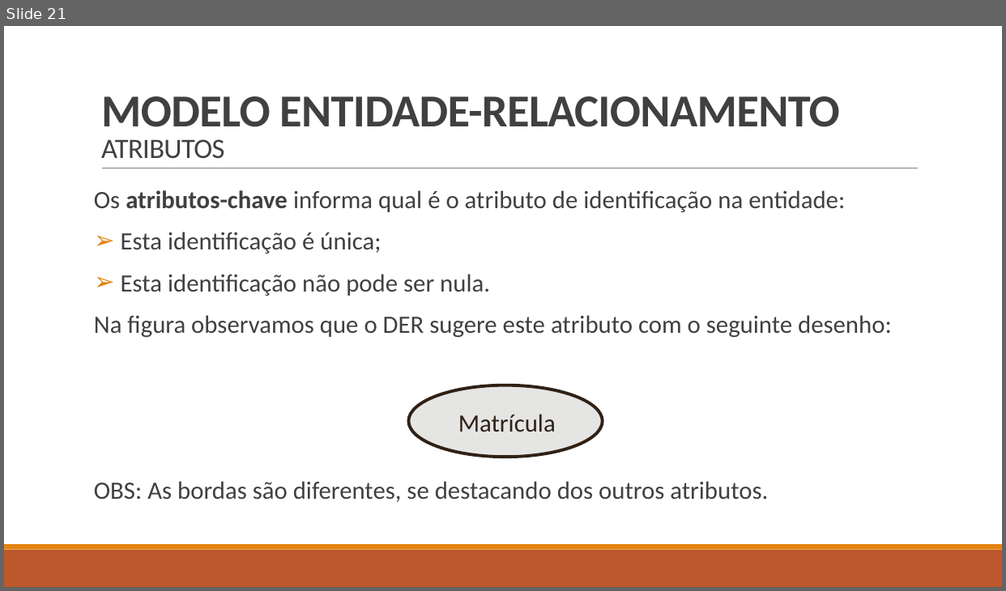
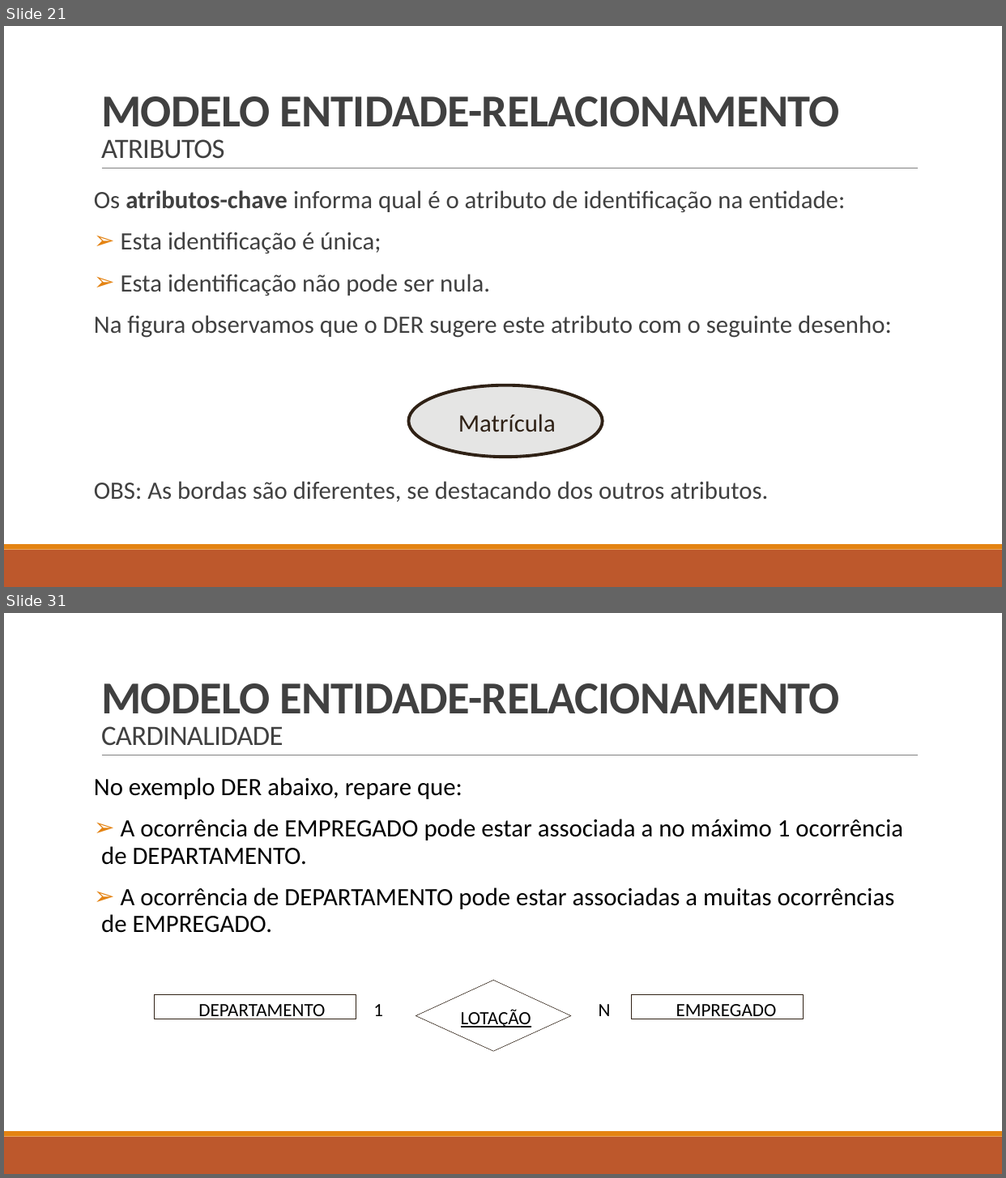
Before and after one commit to LucasHerculanoAmaro/Minhas-Aulas, a slide deck: Euripedes Simões de Paula/Banco de Dados/Aula 5/Projeto de banco de dados.pptx. Shown one above the other, each under a label of ours: slide 21 before the commit, slides 21 and 31 after it; the slides between them are not shown. The pictures are 1006x591 and 1006x1178 pixels, drawn with LibreOffice and Linux fonts; fonts in the diff are those of the drawing. Boxes give left, top, right and bottom in pixels: in the first picture for what was removed or moved away, otherwise in the second. Text is boxed around its words. In the diff, an @@ line names an element or a change of style, - is before the commit and + after.

Commit message:
Atualizando o slide da aula 5 (adicionando slides sobre atriutos e Modelo Entidade-Relacionamento)

```diff
--- a/Euripedes Simões de Paula/Banco de Dados/Aula 5/Projeto de banco de dados.pptx
+++ b/Euripedes Simões de Paula/Banco de Dados/Aula 5/Projeto de banco de dados.pptx
@@ slide 31 added at box(4, 613, 1002, 1174), background #FFFFFF; not listed: 3 template elements that a slide beside it also shows @@
@@ title added at box(101, 683, 840, 745), 44 pt, text #404040, bold @@
+MODELO ENTIDADE-RELACIONAMENTO
+CARDINALIDADE
@@ text added at box(94, 770, 918, 1126), fill #FFFFFF, outline #FFFFFF 1.25 pt, 24 pt, text #000000 @@
+No exemplo DER abaixo, repare que:
+➢ A ocorrência de EMPREGADO pode estar associada a no máximo 1 ocorrência de DEPARTAMENTO.
+➢ A ocorrência de DEPARTAMENTO pode estar associadas a muitas ocorrências de EMPREGADO.
@@ freeform shape added at box(154, 995, 355, 1020), outline #2F2115 0.47 pt, 18 pt, text #000000 @@
+DEPARTAMENTO
@@ freeform shape added at box(415, 981, 571, 1052), outline #2F2115 0.47 pt, 18 pt, text #000000, underline @@
+LOTAÇÃO
@@ freeform shape added at box(632, 995, 803, 1020), outline #2F2115 0.47 pt, 18 pt, text #000000 @@
+EMPREGADO
@@ text added at box(373, 1004, 611, 1016), 18 pt, text #000000 @@
+1 N
```
Also in this commit, not shown: 25 other slides added.
